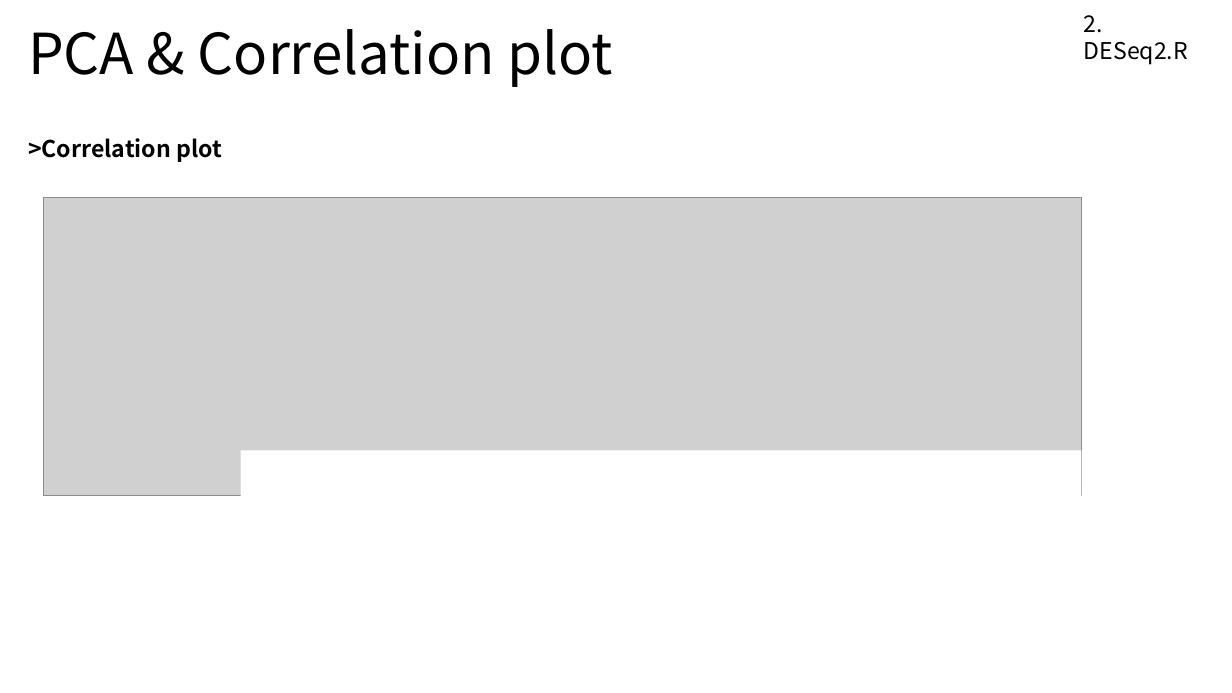
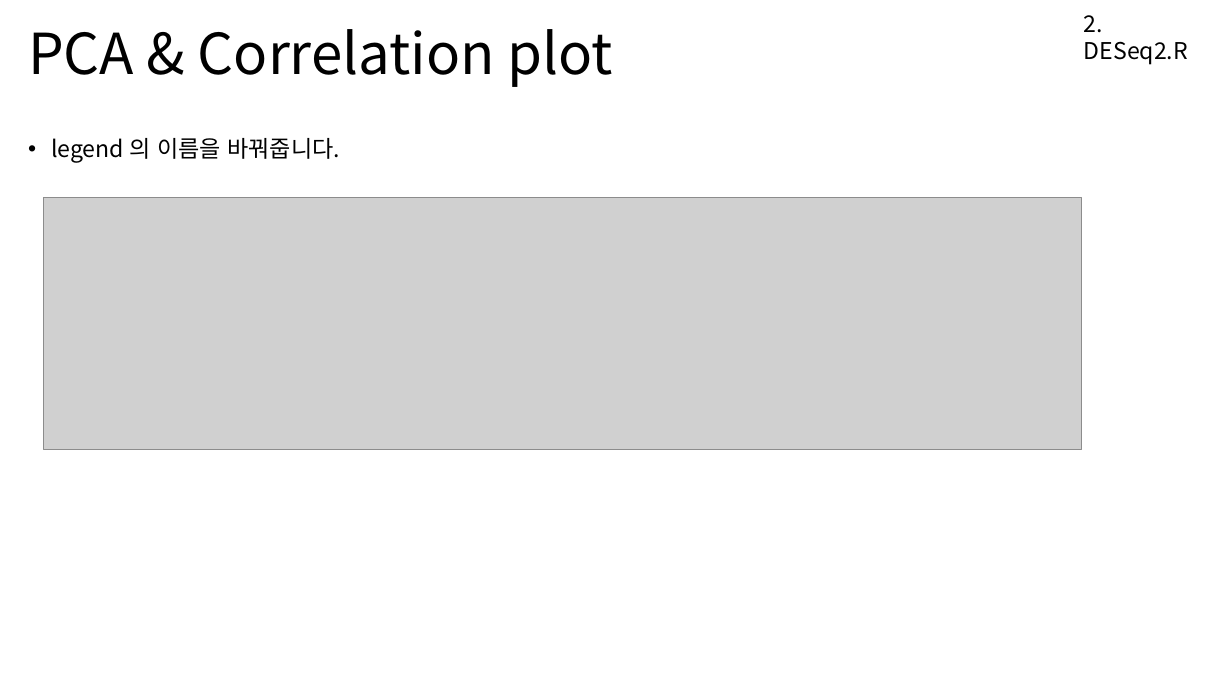
Before and after one commit to Khreat0205/Education_BulkRNAseq, a slide deck: slide 32 of Presentation/2. DESeq2 (수정).pptx. Drawn at 1232x693 pixels with LibreOffice and Linux fonts; fonts in the diff are those of the drawing; grey boxes stand for pictures. Boxes give left, top, right and bottom in pixels: in the first picture for what was removed or moved away, otherwise in the second. Text is boxed around its words. In the diff, an @@ line names an element or a change of style, - is before the commit and + after.

```diff
--- a/Presentation/2. DESeq2 (수정).pptx
+++ b/Presentation/2. DESeq2 (수정).pptx
@@ text at bbox=[51, 138, 340, 163]: text changed; bold off @@
->Correlation plot
+• legend 의 이름을 바꿔줍니다.
@@ picture: place and size @@
-picture at bbox=[43, 198, 1081, 496]
+picture at bbox=[43, 198, 1081, 450]
@@ rectangle removed at bbox=[240, 451, 1081, 514] @@
```
Also in this commit, not shown: 22 other slides changed, 21 slides added, 24 slides removed, 1 other file.
